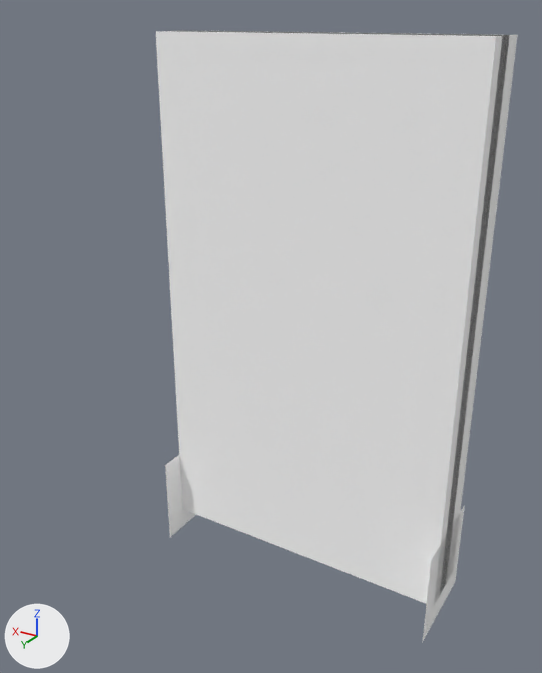
Two versions of the glTF model app/models/door.glb, one commit apart.
The view is the same before and after, from a camera (50 mm lens) standing at (-33.81, -5.69, 8.64) and looking at (-28.11, -15.18, 3.89). The lights are fixed; the arrows at lower left show +X, +Y and +Z. Both versions are drawn at frame 120 of the action 'DoorAction'; the numbers are the values there.

Before the edit, the objects in view are built like this:
```python
me_ctrl_hole = bpy.data.meshes.new('CTRL_Hole')
me_ctrl_hole.from_pydata(...)  # a box spanning x -0.5..0.5, y 0.0..0.24, z 0.0..2.1
me_ctrl_hole.materials.append(mat_hidden_material)  # white #ffffff
me_door = bpy.data.meshes.new('Door')
me_door.from_pydata(...)  # a box spanning x -0.84..0.0, y 0.0..0.03, z -1.05..0.96
me_door.materials.append(mat_door_material)  # grey #727272
me_doorfrane = bpy.data.meshes.new('DoorFrane')
me_doorfrane.from_pydata(...)  # 32 vertices, 47 faces; spans x -0.5..0.5, y -0.03..0.05, z 0.0..2.1
me_doorfrane.materials.append(mat_door_material)  # grey #727272
ob_ctrl_hole = bpy.data.objects.new('CTRL_Hole', me_ctrl_hole)
ob_ctrl_hole.parent = ob_door_group
ob_ctrl_hole.location = (0.0, -0.12, -0.002)
ob_door = bpy.data.objects.new('Door', me_door)
ob_door.parent = ob_doorframe
ob_door.location = (0.418, -0.0221, 1.05)
ob_doorframe = bpy.data.objects.new('DoorFrame', me_doorfrane)
ob_doorframe.parent = ob_door_group
ob_doorframe.location = (0.0, 0.0, 0.0)
# also in view: 'CTRL_Baseboard' at (-28.24, -16.36, -0.44)
```
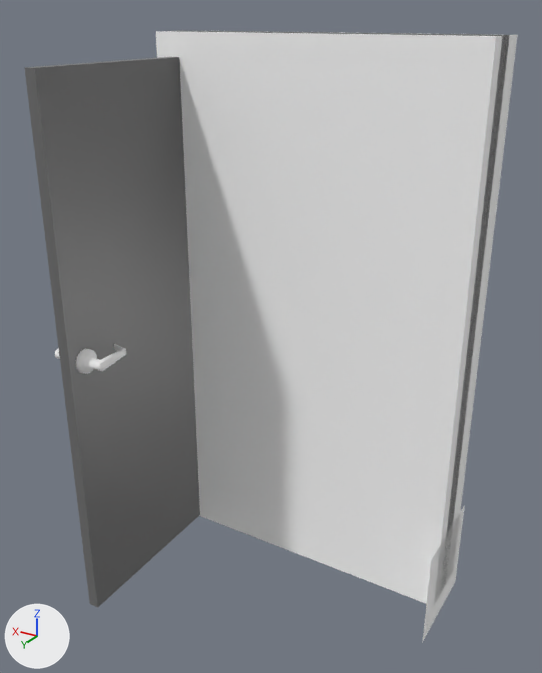
Pixel boxes (x1, y1, x2, y2) of what changed, in the pictures (542 x 673 px):
'Door', turned (not visible before)
    after: (24, 57, 200, 608)
'Handle_Back', turned (not visible before)
    after: (76, 344, 126, 374)
'Handle_Front', turned (not visible before)
    after: (55, 348, 60, 358)

Edits to the bpy script that builds the scene:
```text
Change ob_door:
    ob_door.rotation_euler: (0.0, 0.0, 0.0) -> (0.0, 0.0, -1.563)  # degrees (0, 0, 0) -> degrees (0, 0, -90)
```
